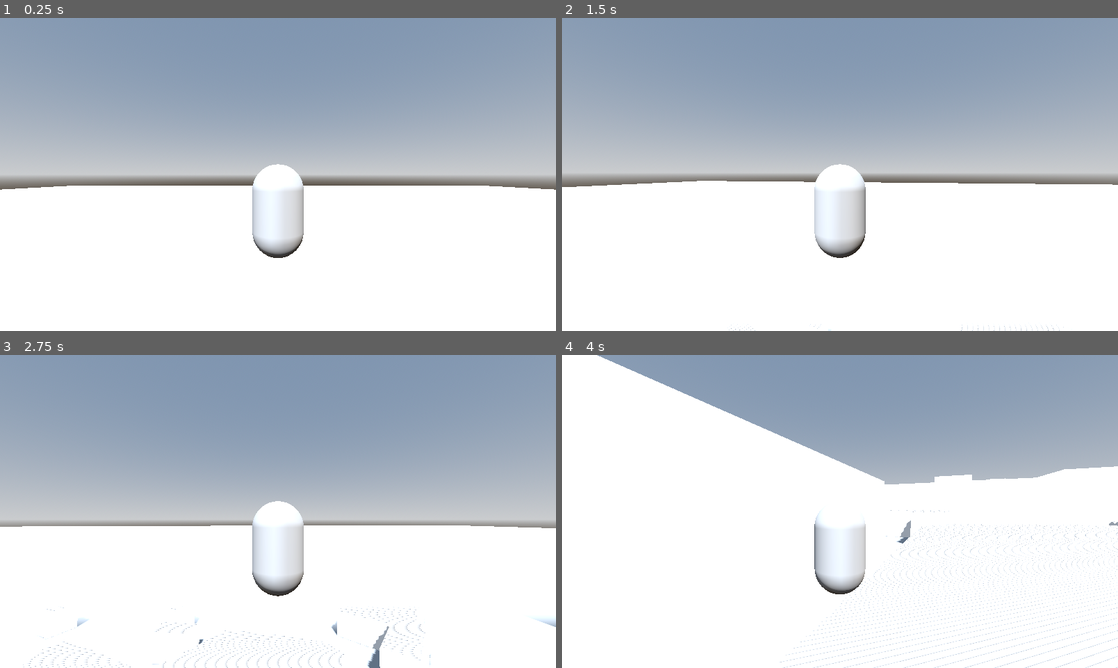
Above: before the commit, frames 1-4 (two rows, left to right).
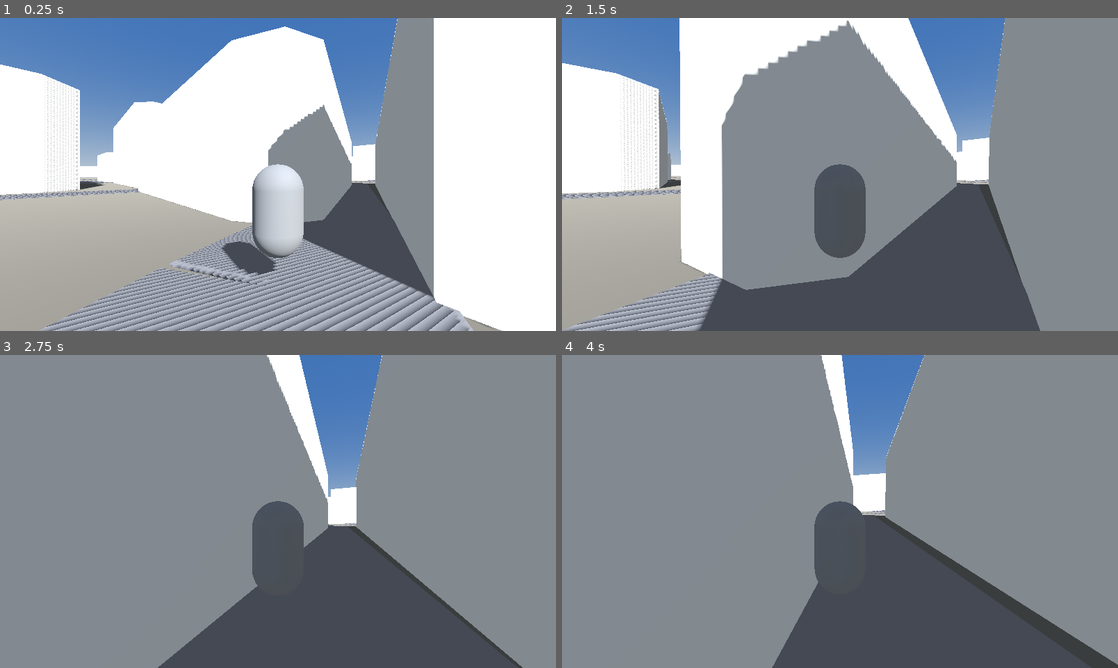
Above: after the commit, the same moments.

Repository: LogixSolutions94/GTDZ
Game: Godot game, scene res://scenes/city_test.tscn
Same seed, same stepped clock (60 frames per second), same inputs: the game is played once before the commit and once after it.
Inputs (mouse positions are in pixels of both pictures, inside the frame that each line leads up to):
- Up to frame 1 (0.25 s): no input
- Up to frame 2 (1.5 s): move the mouse to (867, 174) at 0.52 s; hold Shift (sprint) 0.53-1.28 s; hold W (move_forward) from 0.53 s (still down); tap Space (jump) at 0.77 s; move the mouse to (812, 174) at 1.27 s; tap Shift (sprint) at 1.35 s
- Up to frame 3 (2.75 s): keep holding W (move_forward); tap Space (jump) at 1.52 s; move the mouse to (289, 505) at 2.02 s; hold Shift (sprint) from 2.03 s (still down)
- Up to frame 4 (4 s): keep holding W (move_forward); move the mouse to (834, 517) at 2.77 s; release Shift (sprint) at 2.78 s; tap Shift (sprint) at 2.85 s; tap Space (jump) at 3.02, 3.77 s; move the mouse to (878, 514) at 3.52 s; hold Shift (sprint) from 3.53 s (still down)

The runs differ from the first frame. In frame 1, 88% of the frame differs, in the area x 0-100%, y 0-100%; in frame 2, 97%; in frame 3, 99%; in frame 4, 99%.

Commit message:
Fix ecran blanc : facades colorees palette Alger, routes OSM asphalte, eclairage compatibilite
- osm_to_mesh.py : 5 lots de couleurs facades (PBR), rubans de routes extrudes depuis
  les ways highway (largeur par type), spawn suggere sur route proche du centre
- city_test.tscn : tonemap lineaire, lumiere ambiante douce, sol asphalte fonce,
  spawn au niveau rue (11.2, 1, 9.3), ombres limitees a 150 m
- player.tscn : far plane camera 600 m (perfs iGPU)

Co-Authored-By: Claude Fable 5 <noreply@anthropic.com>

Diff:
--- a/game/scenes/city_test.tscn
+++ b/game/scenes/city_test.tscn
@@ -1,11 +1,13 @@
-[gd_scene load_steps=6 format=3]
+[gd_scene load_steps=7 format=3]
 
 [ext_resource type="PackedScene" path="res://scenes/player/player.tscn" id="1_player"]
 [ext_resource type="PackedScene" path="res://assets/generated/alger_centre.glb" id="2_city"]
 
 [sub_resource type="ProceduralSkyMaterial" id="SkyMat"]
-sky_horizon_color = Color(0.66, 0.67, 0.68, 1)
-ground_horizon_color = Color(0.66, 0.67, 0.68, 1)
+sky_top_color = Color(0.25, 0.45, 0.72, 1)
+sky_horizon_color = Color(0.74, 0.79, 0.83, 1)
+ground_bottom_color = Color(0.35, 0.33, 0.3, 1)
+ground_horizon_color = Color(0.74, 0.79, 0.83, 1)
 
 [sub_resource type="Sky" id="Sky"]
 sky_material = SubResource("SkyMat")
@@ -13,7 +15,13 @@
 [sub_resource type="Environment" id="Env"]
 background_mode = 2
 sky = SubResource("Sky")
-tonemap_mode = 2
+ambient_light_source = 2
+ambient_light_color = Color(0.62, 0.66, 0.71, 1)
+ambient_light_energy = 0.7
+
+[sub_resource type="StandardMaterial3D" id="GroundMat"]
+albedo_color = Color(0.45, 0.43, 0.39, 1)
+roughness = 1.0
 
 [node name="CityTest" type="Node3D"]
 
@@ -21,15 +29,18 @@
 environment = SubResource("Env")
 
 [node name="Sun" type="DirectionalLight3D" parent="."]
-transform = Transform3D(1, 0, 0, 0, 0.642788, 0.766044, 0, -0.766044, 0.642788, 0, 100, 0)
+transform = Transform3D(0.866025, -0.321394, 0.383022, 0, 0.766044, 0.642788, -0.5, -0.55667, 0.663414, 0, 100, 0)
+light_energy = 1.1
 shadow_enabled = true
+directional_shadow_max_distance = 150.0
 
 [node name="Ground" type="CSGBox3D" parent="."]
 transform = Transform3D(1, 0, 0, 0, 1, 0, 0, 0, 1, 0, -0.5, 0)
 use_collision = true
 size = Vector3(3000, 1, 3000)
+material = SubResource("GroundMat")
 
 [node name="AlgerCentre" parent="." instance=ExtResource("2_city")]
 
 [node name="Player" parent="." instance=ExtResource("1_player")]
-transform = Transform3D(1, 0, 0, 0, 1, 0, 0, 0, 1, 0, 80, 0)
+transform = Transform3D(1, 0, 0, 0, 1, 0, 0, 0, 1, 11.2, 1.0, 9.3)
--- a/game/scenes/player/player.tscn
+++ b/game/scenes/player/player.tscn
@@ -24,3 +24,4 @@
 spring_length = 4.0
 
 [node name="Camera3D" type="Camera3D" parent="SpringArm3D"]
+far = 600.0
Binary file changed: game/assets/generated/alger_centre.glb
Not shown, changed: osm/osm_to_mesh.py
